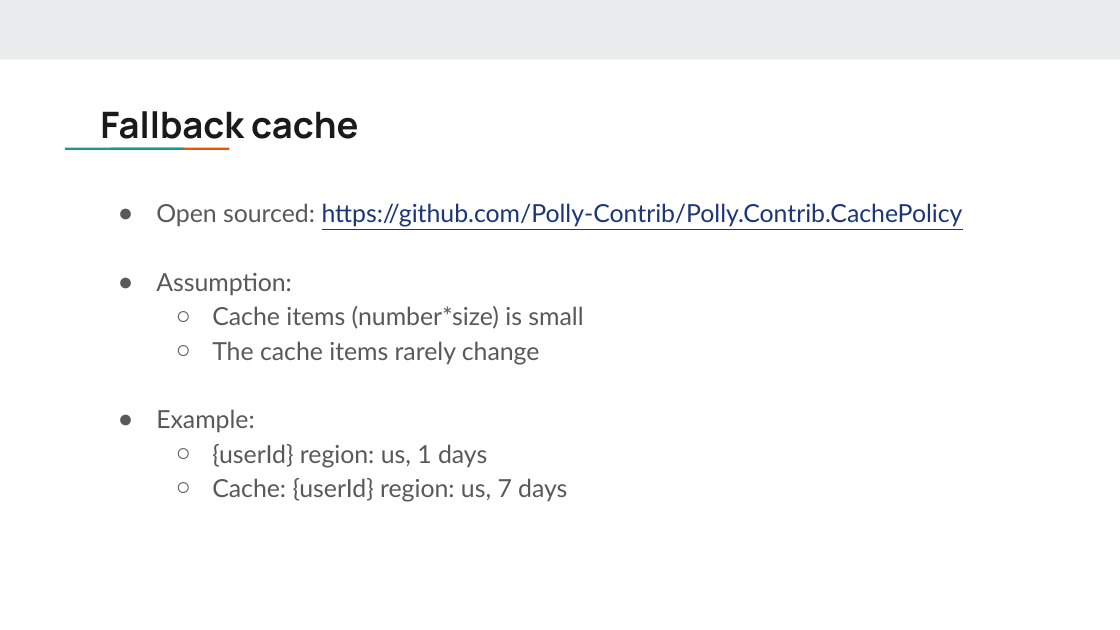
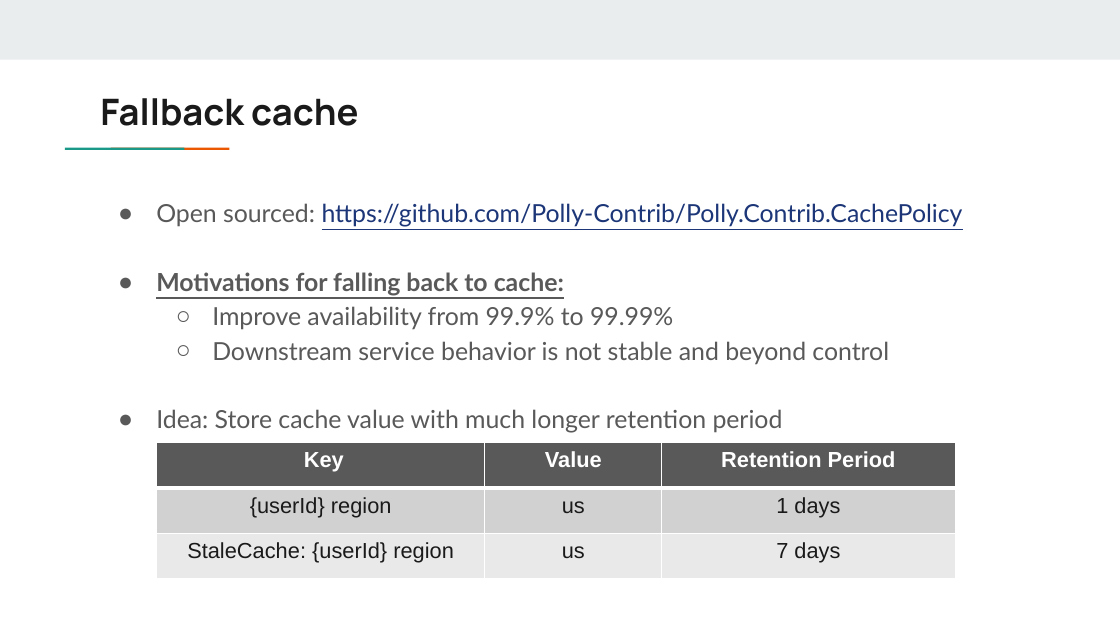
Before and after one commit to DreamOfTheRedChamber/my-resume, a slide deck: slide 15 of ExperiencesTalks/AuthzServiceMigration.pptx (slide 12 before the commit). Drawn at 1120x630 pixels with LibreOffice and Linux fonts; fonts in the diff are those of the drawing. Boxes give left, top, right and bottom in pixels: in the first picture for what was removed or moved away, otherwise in the second. Text is boxed around its words. In the diff, an @@ line names an element or a change of style, - is before the commit and + after.

Commit message:
refactor

```diff
--- a/ExperiencesTalks/AuthzServiceMigration.pptx
+++ b/ExperiencesTalks/AuthzServiceMigration.pptx
@@ title "Fallback cache" rewrapped from <box>100,111,358,148</box> to <box>100,98,358,126</box> @@
@@ text at <box>156,272,889,433</box>: text changed @@
-● Assumption:
-  ○ Cache items (number*size) is small
-  ○ The cache items rarely change
-● Example:
-  ○ {userId} region: us, 1 days
-  ○ Cache: {userId} region: us, 7 days
+● Motivations for falling back to cache:
+  ○ Improve availability from 99.9% to 99.99%
+  ○ Downstream service behavior is not stable and beyond control
+● Idea: Store cache value with much longer retention period
@@ table added at <box>157,442,955,579</box>, 3 rows, 3 columns @@
+Key | Value | Retention Period
+{userId} region | us | 1 days
+StaleCache: {userId} region | us | 7 days
```
Also in this commit, not shown: 7 other slides changed, 9 slides added, 3 slides removed.
